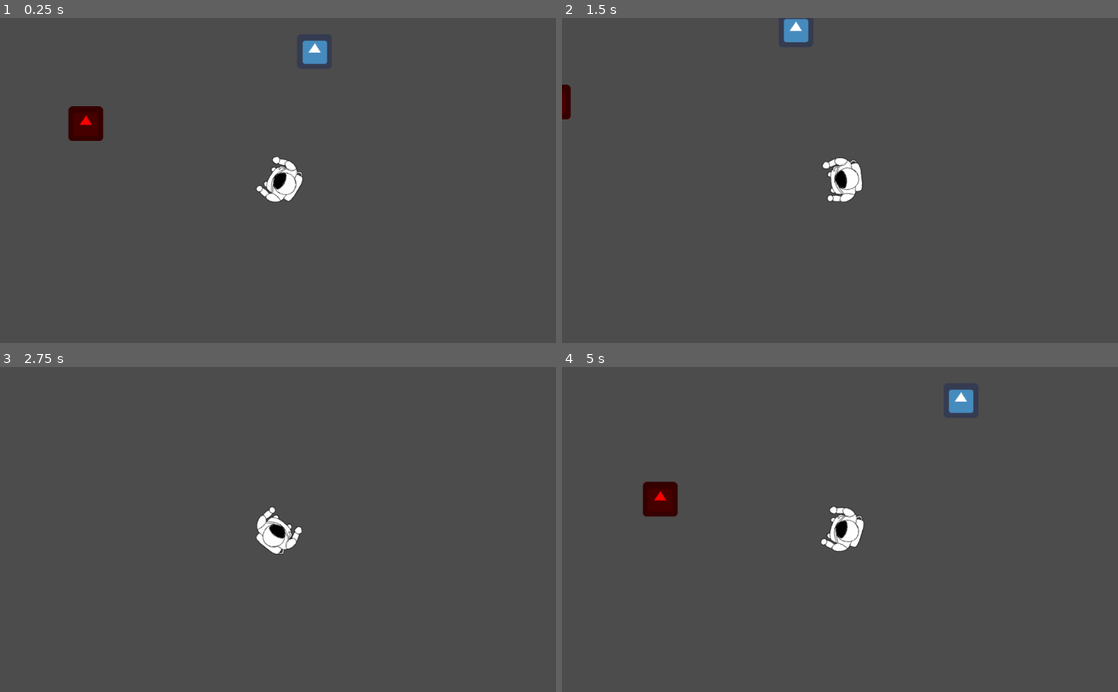
Above: before the commit, frames 1-4 (two rows, left to right).
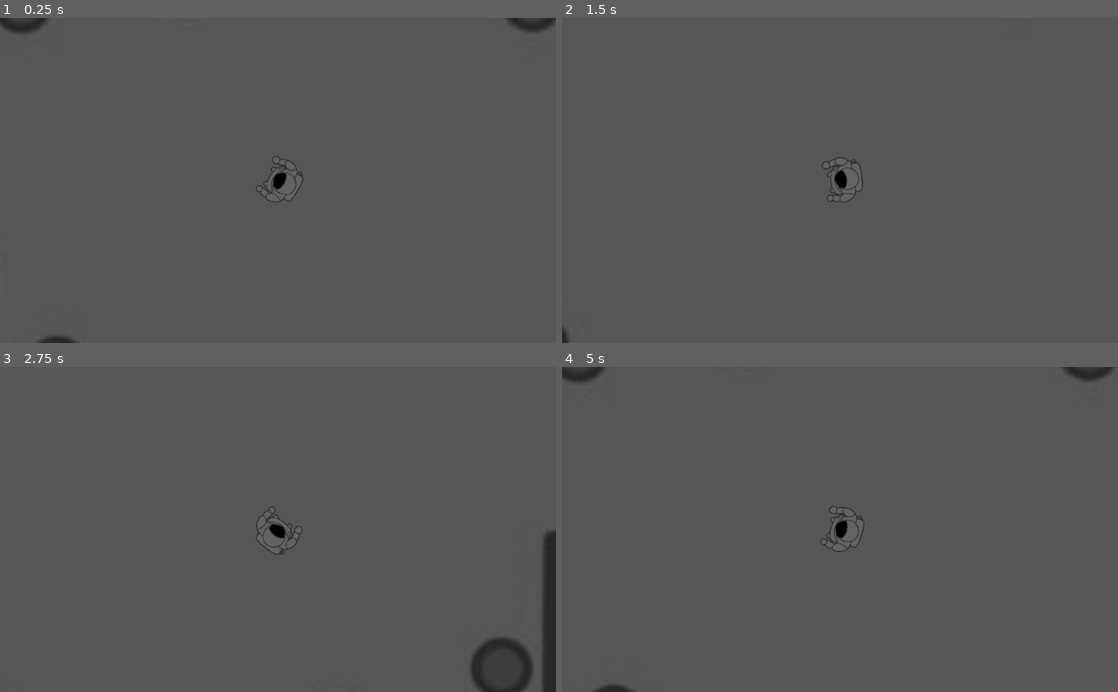
Above: after the commit, the same moments.

Repository: Tretjak/Projekt-vt21
Game: Godot game, scene res://main.tscn
Same seed, same stepped clock (60 frames per second), same inputs: the game is played once before the commit and once after it. Before the commit the project starts from res://Enemy/Level/Collision.tscn. The engine's default icon, where the game draws it, is replaced by a stand-in: a white triangle on a blue panel in a dark square. Sound files missing from this copy of the repository are replaced by a short silence.
Inputs (mouse positions are in pixels of both pictures, inside the frame that each line leads up to):
- Up to frame 1 (0.25 s): no input
- Up to frame 2 (1.5 s): tap Enter (ui_accept) at 0.5, 0.77 s; move the mouse to (962, 164) at 0.52 s; hold Right (ui_right) 0.53-1.28 s; move the mouse to (728, 196) at 1.27 s; hold Down (ui_down) from 1.28 s (still down)
- Up to frame 3 (2.75 s): tap Enter (ui_accept) at 1.52 s; move the mouse to (333, 458) at 2.02 s; release Down (ui_down) at 2.03 s; hold Right (ui_right) from 2.03 s (still down)
- Up to frame 4 (5 s): move the mouse to (812, 594) at 2.77 s; release Right (ui_right) at 2.78 s; hold Up (ui_up) 2.78-3.53 s; tap Enter (ui_accept) at 3.02, 3.77, 4.52 s; move the mouse to (1006, 578) at 3.52 s; hold Left (ui_left) from 3.53 s (still down); move the mouse to (673, 480) at 4.27 s

The runs differ from the first frame. In frame 1, 2.4% of the frame differs, in the area x 0-100%, y 0-100%; in frame 2, 1.4%; in frame 3, 2.4%; in frame 4, 2.4%.

Commit message:
Rename & cleanup
Döpt om massa noder och tagit bort vissa onödiga grejer

Diff:
--- a/Projekt vt21/HandGun.gd
+++ b/Projekt vt21/HandGun.gd
@@ -7,7 +7,7 @@
 
 func _ready():
 	target = Transform2D (global_rotation, global_position)
-	global_rotation = get_parent().get_node("Node2D/KinematicBody2D").global_rotation
+	global_rotation = get_parent().get_node("Player/KinematicBody2D").global_rotation
 	#velocity = -(position - target).normalized()
 	pass
 
--- a/Projekt vt21/Pistol.tscn
+++ b/Projekt vt21/Pistol.tscn
@@ -6,7 +6,7 @@
 [sub_resource type="RectangleShape2D" id=1]
 extents = Vector2( 10, 46 )
 
-[node name="Node2D" type="Node2D"]
+[node name="Handgun" type="Node2D"]
 script = ExtResource( 2 )
 __meta__ = {
 "_edit_group_": true
--- a/Projekt vt21/Player.tscn
+++ b/Projekt vt21/Player.tscn
@@ -6,7 +6,7 @@
 [sub_resource type="RectangleShape2D" id=1]
 extents = Vector2( 42.9776, 36.4242 )
 
-[node name="Node2D" type="Node2D"]
+[node name="Player" type="Node2D"]
 z_index = 10
 __meta__ = {
 "_edit_group_": true
--- a/Projekt vt21/default_bus_layout.tres
+++ b/Projekt vt21/default_bus_layout.tres
@@ -11,5 +11,5 @@
 bus/2/solo = false
 bus/2/mute = false
 bus/2/bypass_fx = false
-bus/2/volume_db = 3.04252
+bus/2/volume_db = -14.0622
 bus/2/send = "Master"
--- a/Projekt vt21/main.tscn
+++ b/Projekt vt21/main.tscn
@@ -14,54 +14,43 @@
 [sub_resource type="RectangleShape2D" id=1]
 extents = Vector2( 46.7686, 195.34 )
 
-[sub_resource type="RectangleShape2D" id=2]
-extents = Vector2( 86.3663, 198.169 )
-
 [sub_resource type="OccluderPolygon2D" id=3]
 cull_mode = 1
-polygon = PoolVector2Array( 1.5, 767.5, 165.5, 767.5, 165.5, 551.5, 1749.5, 543.5, 1749.5, 771.5, 1913.5, 767.5, 1913.5, 1155.5, 1613.5, 1151.5, 1617.5, 1579. …(109 unchanged characters)…
+polygon = PoolVector2Array( 1.5, 767.5, 165.5, 767.5, 165.5, 551.5, 1749.5, 543.5, 1749.5, 771.5, 1913.5, 767.5, 1913.62, 524.754, 2711.68, 524.754, 2711.68, 1322.82, 1913.62, 1320.3, 1913.5, 1155.5, 1613.5, 1151.5, 1617.5, 1579. …(109 unchanged characters)…
 
 [node name="main" type="Node"]
 
 [node name="CanvasModulate" type="CanvasModulate" parent="."]
 color = Color( 0.392157, 0.392157, 0.392157, 1 )
 
-[node name="Node2D" parent="." instance=ExtResource( 1 )]
+[node name="Player" parent="." instance=ExtResource( 1 )]
 position = Vector2( 832.236, 990.186 )
 script = ExtResource( 3 )
 
-[node name="Node" parent="." instance=ExtResource( 2 )]
+[node name="Collisions" parent="." instance=ExtResource( 2 )]
 
-[node name="StaticBody2D" type="StaticBody2D" parent="."]
+[node name="DoorWMR" type="StaticBody2D" parent="."]
 script = ExtResource( 4 )
 __meta__ = {
 "_edit_group_": true
 }
 
-[node name="CollisionShape2D" type="CollisionShape2D" parent="StaticBody2D"]
+[node name="Coll-DoorWMR" type="CollisionShape2D" parent="DoorWMR"]
 position = Vector2( 0, 958.093 )
 shape = SubResource( 1 )
 
-[node name="Sprite" type="Sprite" parent="StaticBody2D/CollisionShape2D"]
+[node name="Spr-DoorWMR" type="Sprite" parent="DoorWMR/Coll-DoorWMR"]
 position = Vector2( 0, 3.05176e-05 )
 scale = Vector2( 0.186221, 0.787868 )
 texture = ExtResource( 5 )
 
-[node name="Area2D" type="Area2D" parent="StaticBody2D"]
-
-[node name="CollisionShape2D" type="CollisionShape2D" parent="StaticBody2D/Area2D"]
-position = Vector2( 77.0399, 958.093 )
-shape = SubResource( 2 )
-
-[node name="Node2D2" parent="." instance=ExtResource( 6 )]
+[node name="Obj-Handgun" parent="." instance=ExtResource( 6 )]
 position = Vector2( 2121.32, 605.284 )
 
 [node name="ljus (ficklampa)" type="Node2D" parent="."]
 
-[node name="Node2D" parent="ljus (ficklampa)" instance=ExtResource( 8 )]
+[node name="Obj-Flash" parent="ljus (ficklampa)" instance=ExtResource( 8 )]
 position = Vector2( 2121.32, 1236 )
-
-[node name="Light2D" type="Light2D" parent="ljus (ficklampa)"]
 
 [node name="LightOccluder2D" type="LightOccluder2D" parent="ljus (ficklampa)"]
 occluder = SubResource( 3 )
@@ -69,15 +58,13 @@
 [node name="ljud&musik" type="Node" parent="."]
 script = ExtResource( 9 )
 
-[node name="AudioStreamPlayer" type="AudioStreamPlayer" parent="ljud&musik"]
+[node name="Amb-Space1" type="AudioStreamPlayer" parent="ljud&musik"]
 stream = ExtResource( 7 )
 autoplay = true
-bus = "musik"
+bus = "ambians2"
 
-[node name="AudioStreamPlayer2D" type="AudioStreamPlayer2D" parent="ljud&musik"]
+[node name="Amb-Space2" type="AudioStreamPlayer2D" parent="ljud&musik"]
 position = Vector2( 3614.73, 958.093 )
 stream = ExtResource( 10 )
-autoplay = true
-[connection signal="body_entered" from="StaticBody2D/Area2D" to="StaticBody2D" method="_on_Area2D_body_entered"]
-[connection signal="body_exited" from="StaticBody2D/Area2D" to="StaticBody2D" method="_on_Area2D_body_exited"]
-[connection signal="finished" from="ljud&musik/AudioStreamPlayer" to="ljud&musik" method="_on_AudioStreamPlayer_finished"]
+bus = "ambians2"
+[connection signal="finished" from="ljud&musik/Amb-Space1" to="ljud&musik" method="_on_AudioStreamPlayer_finished"]
--- a/Projekt vt21/project.godot
+++ b/Projekt vt21/project.godot
@@ -16,7 +16,7 @@
 [application]
 
 config/name="Movement"
-run/main_scene="res://Enemy/Level/Collision.tscn"
+run/main_scene="res://main.tscn"
 config/icon="res://icon.png"
 
 [input]
@@ -28,6 +28,34 @@
 , Object(InputEventKey,"resource_local_to_scene":false,"resource_name":"","device":0,"alt":false,"shift":false,"control":false,"meta":false,"command":false,"pressed":false,"scancode":32,"unicode":0,"echo":false,"script":null)
 , Object(InputEventJoypadButton,"resource_local_to_scene":false,"resource_name":"","device":0,"button_index":0,"pressure":0.0,"pressed":false,"script":null)
 , Object(InputEventMouseButton,"resource_local_to_scene":false,"resource_name":"","device":0,"alt":false,"shift":false, …(202 unchanged characters)…
+ ]
+}
+ui_left={
+"deadzone": 0.5,
+"events": [ Object(InputEventKey,"resource_local_to_scene":false,"resource_name":"","device":0,"alt":false,"shift":false,"control":false,"meta":false,"command":false,"pressed":false,"scancode":16777231,"unicode":0,"echo":false,"script":null)
+, Object(InputEventJoypadButton,"resource_local_to_scene":false,"resource_name":"","device":0,"button_index":14,"pressure":0.0,"pressed":false,"script":null)
+, Object(InputEventKey,"resource_local_to_scene":false,"resource_name":"","device":0,"alt":false,"shift":false,"control":false,"meta":false,"command":false,"pressed":false,"scancode":65,"unicode":0,"echo":false,"script":null)
+ ]
+}
+ui_right={
+"deadzone": 0.5,
+"events": [ Object(InputEventKey,"resource_local_to_scene":false,"resource_name":"","device":0,"alt":false,"shift":false,"control":false,"meta":false,"command":false,"pressed":false,"scancode":16777233,"unicode":0,"echo":false,"script":null)
+, Object(InputEventJoypadButton,"resource_local_to_scene":false,"resource_name":"","device":0,"button_index":15,"pressure":0.0,"pressed":false,"script":null)
+, Object(InputEventKey,"resource_local_to_scene":false,"resource_name":"","device":0,"alt":false,"shift":false,"control":false,"meta":false,"command":false,"pressed":false,"scancode":68,"unicode":0,"echo":false,"script":null)
+ ]
+}
+ui_up={
+"deadzone": 0.5,
+"events": [ Object(InputEventKey,"resource_local_to_scene":false,"resource_name":"","device":0,"alt":false,"shift":false,"control":false,"meta":false,"command":false,"pressed":false,"scancode":16777232,"unicode":0,"echo":false,"script":null)
+, Object(InputEventJoypadButton,"resource_local_to_scene":false,"resource_name":"","device":0,"button_index":12,"pressure":0.0,"pressed":false,"script":null)
+, Object(InputEventKey,"resource_local_to_scene":false,"resource_name":"","device":0,"alt":false,"shift":false,"control":false,"meta":false,"command":false,"pressed":false,"scancode":87,"unicode":0,"echo":false,"script":null)
+ ]
+}
+ui_down={
+"deadzone": 0.5,
+"events": [ Object(InputEventKey,"resource_local_to_scene":false,"resource_name":"","device":0,"alt":false,"shift":false,"control":false,"meta":false,"command":false,"pressed":false,"scancode":16777234,"unicode":0,"echo":false,"script":null)
+, Object(InputEventJoypadButton,"resource_local_to_scene":false,"resource_name":"","device":0,"button_index":13,"pressure":0.0,"pressed":false,"script":null)
+, Object(InputEventKey,"resource_local_to_scene":false,"resource_name":"","device":0,"alt":false,"shift":false,"control":false,"meta":false,"command":false,"pressed":false,"scancode":83,"unicode":0,"echo":false,"script":null)
  ]
 }
 ui_e={
--- a/Projekt vt21/rumkollision.tscn
+++ b/Projekt vt21/rumkollision.tscn
@@ -24,57 +24,60 @@
 [sub_resource type="RectangleShape2D" id=7]
 extents = Vector2( 162.136, 218.037 )
 
-[sub_resource type="OccluderPolygon2D" id=9]
+[sub_resource type="OccluderPolygon2D" id=8]
 cull_mode = 1
-polygon = PoolVector2Array( 8.57269, 765.072, 161.308, 762.243, 161.308, 547.283, 1742.4, 544.454, 1745.23, 770.728, 1920.59, 770.728, 1917.76, 1163.88, 1612.29, 1155.39, 16 …(161 unchanged characters)…
+polygon = PoolVector2Array( 8.57269, 765.072, 161.308, 762.243, 161.308, 547.283, 160.038, 199.412, 1741.86, 207.401, 1744.66, 758.721, 1915.24, 760.635, 1915.33, 519.37, 2717.37, 521.642, 2721.91, 1321.41, 1917.6, 1325.96, 1917.76, 1163.88, 1612.29, 1155.39, 16 …(161 unchanged characters)…
 
-[sub_resource type="RectangleShape2D" id=8]
+[sub_resource type="RectangleShape2D" id=9]
 extents = Vector2( 264.552, 122.62 )
 
-[node name="Node" type="Node"]
+[node name="Collisions" type="Node"]
 script = ExtResource( 2 )
 
 [node name="StaticBody2D" type="StaticBody2D" parent="."]
+__meta__ = {
+"_edit_group_": true
+}
 
-[node name="CollisionShape2D" type="CollisionShape2D" parent="StaticBody2D"]
+[node name="MR-Panel" type="CollisionShape2D" parent="StaticBody2D"]
 position = Vector2( 1511.05, 1748.85 )
 shape = SubResource( 1 )
 
-[node name="CollisionShape2D2" type="CollisionShape2D" parent="StaticBody2D"]
+[node name="MR-Wall" type="CollisionShape2D" parent="StaticBody2D"]
 position = Vector2( 1759.96, 1355.7 )
 shape = SubResource( 2 )
 
-[node name="CollisionShape2D3" type="CollisionShape2D" parent="StaticBody2D"]
+[node name="MR-Panel2" type="CollisionShape2D" parent="StaticBody2D"]
 position = Vector2( 948.198, 442.12 )
 shape = SubResource( 3 )
 
-[node name="CollisionShape2D4" type="CollisionShape2D" parent="StaticBody2D"]
+[node name="MR-Wall2" type="CollisionShape2D" parent="StaticBody2D"]
 position = Vector2( 1830.67, 645.77 )
 shape = SubResource( 4 )
 
-[node name="CollisionShape2D5" type="CollisionShape2D" parent="StaticBody2D"]
+[node name="MR-Wall3" type="CollisionShape2D" parent="StaticBody2D"]
 position = Vector2( 77.0399, 645.77 )
 shape = SubResource( 5 )
 
-[node name="CollisionShape2D6" type="CollisionShape2D" parent="StaticBody2D"]
+[node name="MR-Wall4" type="CollisionShape2D" parent="StaticBody2D"]
 position = Vector2( 427.767, 1748.85 )
 shape = SubResource( 6 )
 
-[node name="CollisionShape2D7" type="CollisionShape2D" parent="StaticBody2D"]
+[node name="MR-Wall5" type="CollisionShape2D" parent="StaticBody2D"]
 position = Vector2( 144.92, 1355.7 )
 shape = SubResource( 7 )
 
-[node name="koncept_derft" type="Sprite" parent="StaticBody2D"]
+[node name="Room-overlay" type="Sprite" parent="StaticBody2D"]
 position = Vector2( 1304.58, 2059.98 )
 texture = ExtResource( 1 )
 
 [node name="LightOccluder2D" type="LightOccluder2D" parent="StaticBody2D"]
-occluder = SubResource( 9 )
+occluder = SubResource( 8 )
 
 [node name="utforska" type="Area2D" parent="."]
 
 [node name="tryck e" type="CollisionShape2D" parent="utforska"]
 position = Vector2( 487.767, 480.12 )
-shape = SubResource( 8 )
+shape = SubResource( 9 )
 [connection signal="body_entered" from="utforska" to="." method="_on_utforska_body_entered"]
 [connection signal="body_exited" from="utforska" to="." method="_on_utforska_body_exited"]
Not shown: 1 places in Projekt vt21/main.tscn that only renumber resources
